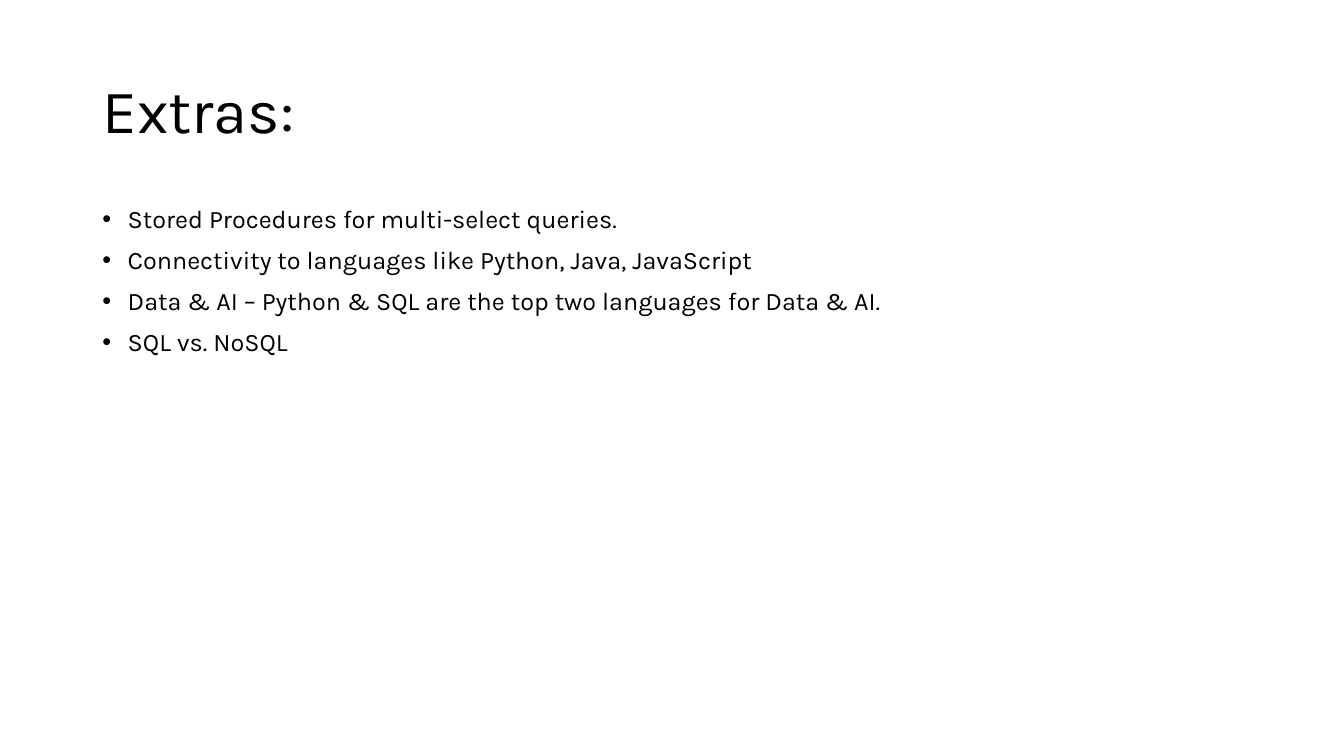
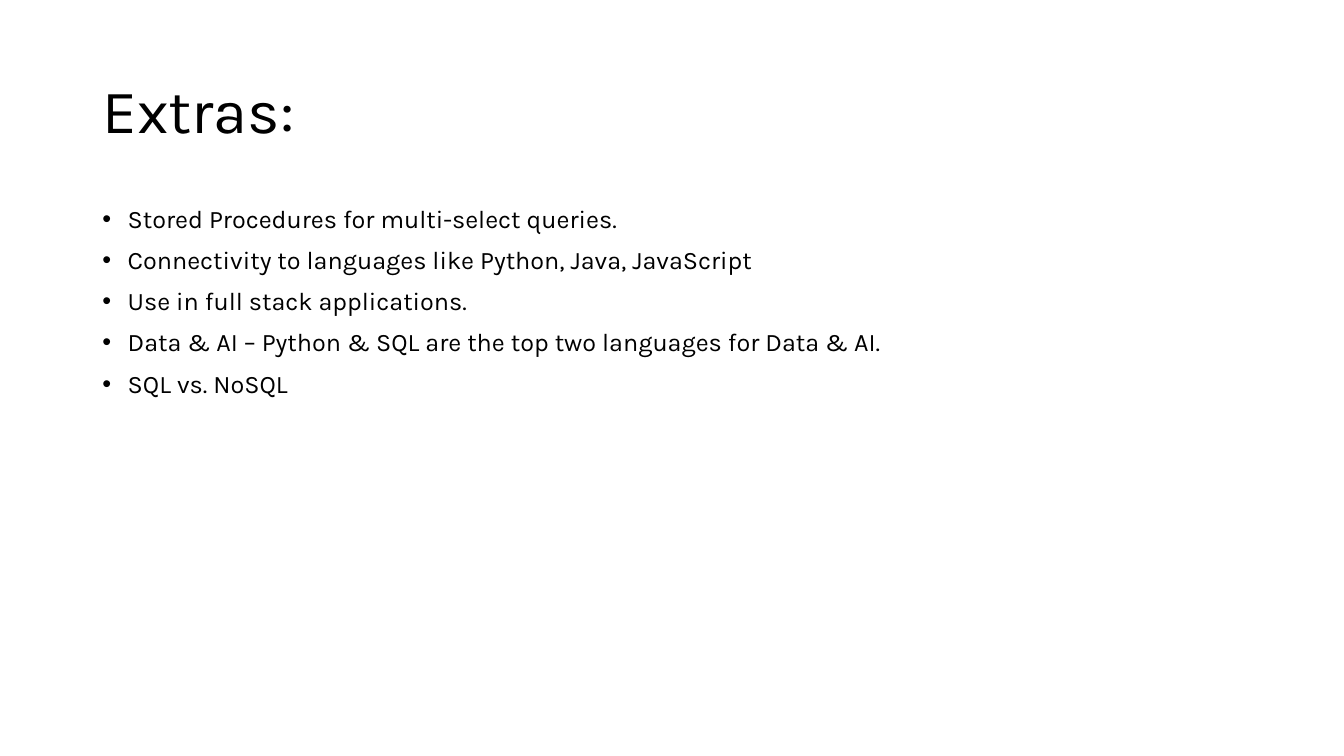
Before and after one commit to appjedi/youtube, a slide deck: slide 4 of SQL/Intro To SQL Day 1.pptx. Drawn at 1344x756 pixels with LibreOffice and Linux fonts; fonts in the diff are those of the drawing. Boxes give left, top, right and bottom in pixels: in the first picture for what was removed or moved away, otherwise in the second. Text is boxed around its words. In the diff, an @@ line names an element or a change of style, - is before the commit and + after.

```diff
--- a/SQL/Intro To SQL Day 1.pptx
+++ b/SQL/Intro To SQL Day 1.pptx
@@ text at (128, 292, 467, 316): paragraph added @@
+• Use in full stack applications.
```
Also in this commit, not shown: 2 other slides changed, 2 slides added, 10 other files.
